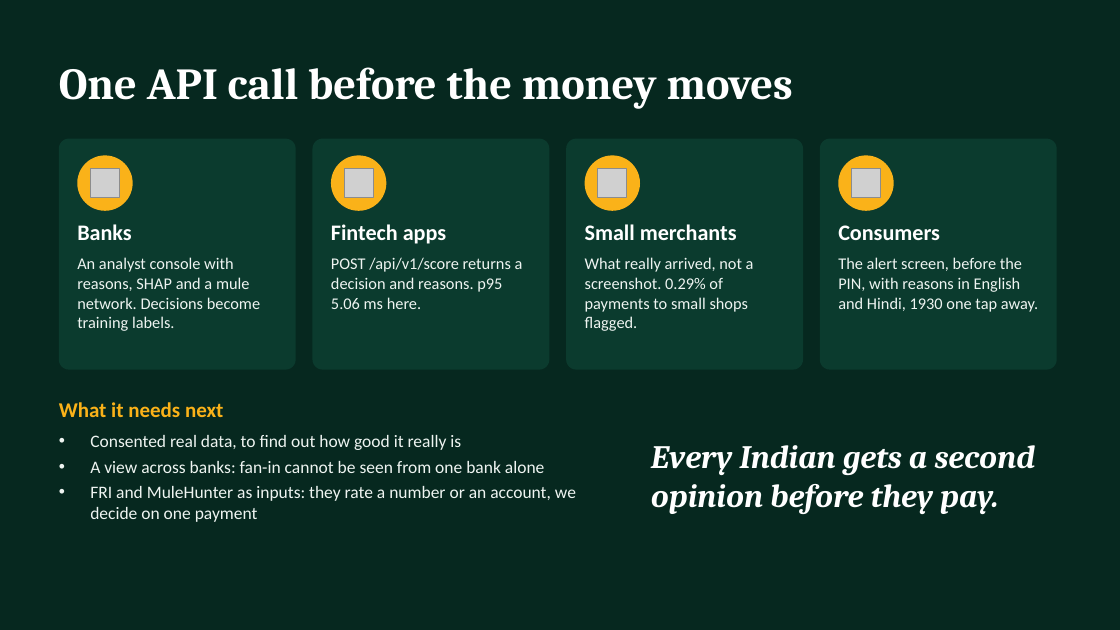
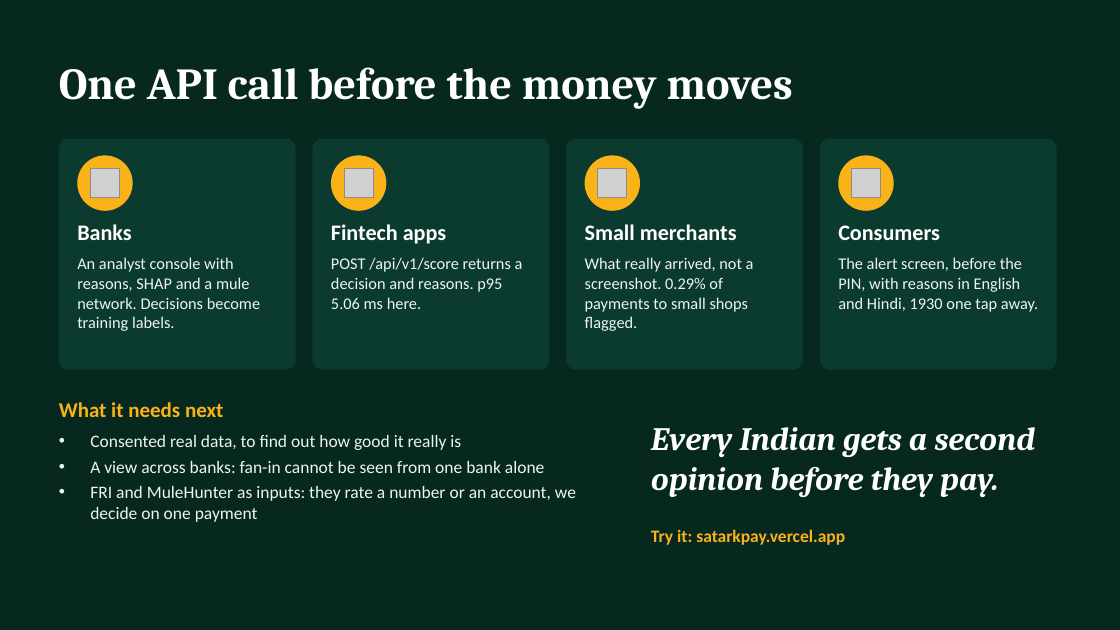
Before and after one commit to ajayyadav432/SatarkPay, a slide deck: slide 9 of docs/SatarkPay_Pitch.pptx (slide 7 before the commit). Drawn at 1120x630 pixels with LibreOffice and Linux fonts; fonts in the diff are those of the drawing; grey boxes stand for pictures. Boxes give left, top, right and bottom in pixels: in the first picture for what was removed or moved away, otherwise in the second. Text is boxed around its words. In the diff, an @@ line names an element or a change of style, - is before the commit and + after.

Commit message:
Deploy a test copy to Vercel; update README, Q&A, demo script and deck
- Public test copy at satarkpay.vercel.app; automatic SMS checks never go to an https server
- Running requirements split from training and test requirements
- Report QR results on their own, with a test that keeps the documents in line
- Demo script gains a rehearsal list and backups for camera, connection and laptop failures
- Deck: two new slides (portals and phone app, QR results) and the team

```diff
--- a/docs/SatarkPay_Pitch.pptx
+++ b/docs/SatarkPay_Pitch.pptx
@@ text "Every Indian gets a second ...": place and size @@
-text "Every Indian gets a second ..." at [651, 445, 1036, 514]
+text "Every Indian gets a second ..." at [651, 427, 1036, 497]
@@ text added at [651, 529, 845, 545], 15 pt, text #FAB219, bold @@
+Try it: satarkpay.vercel.app
```
Also in this commit, not shown: 3 other slides changed, 2 slides added, 16 other files.
